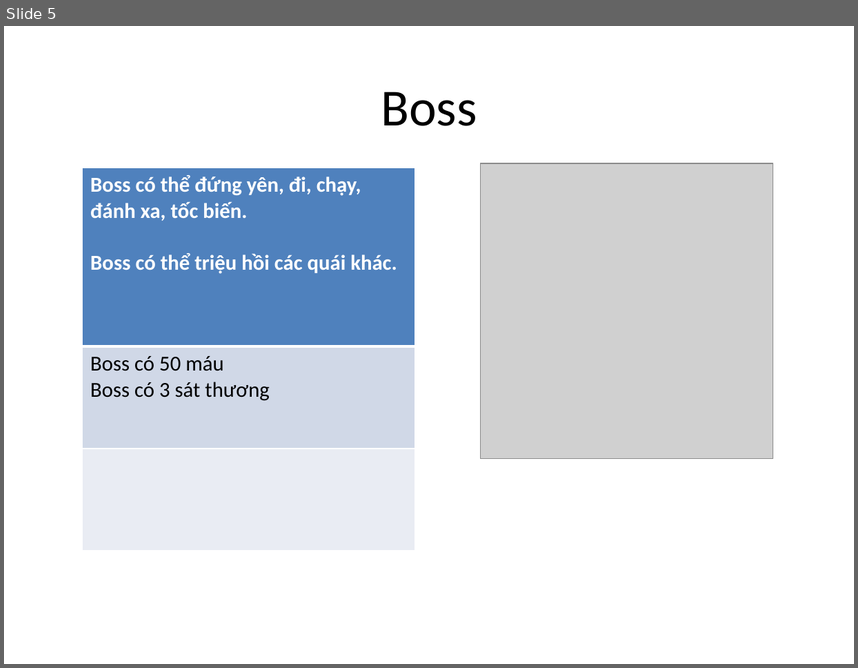
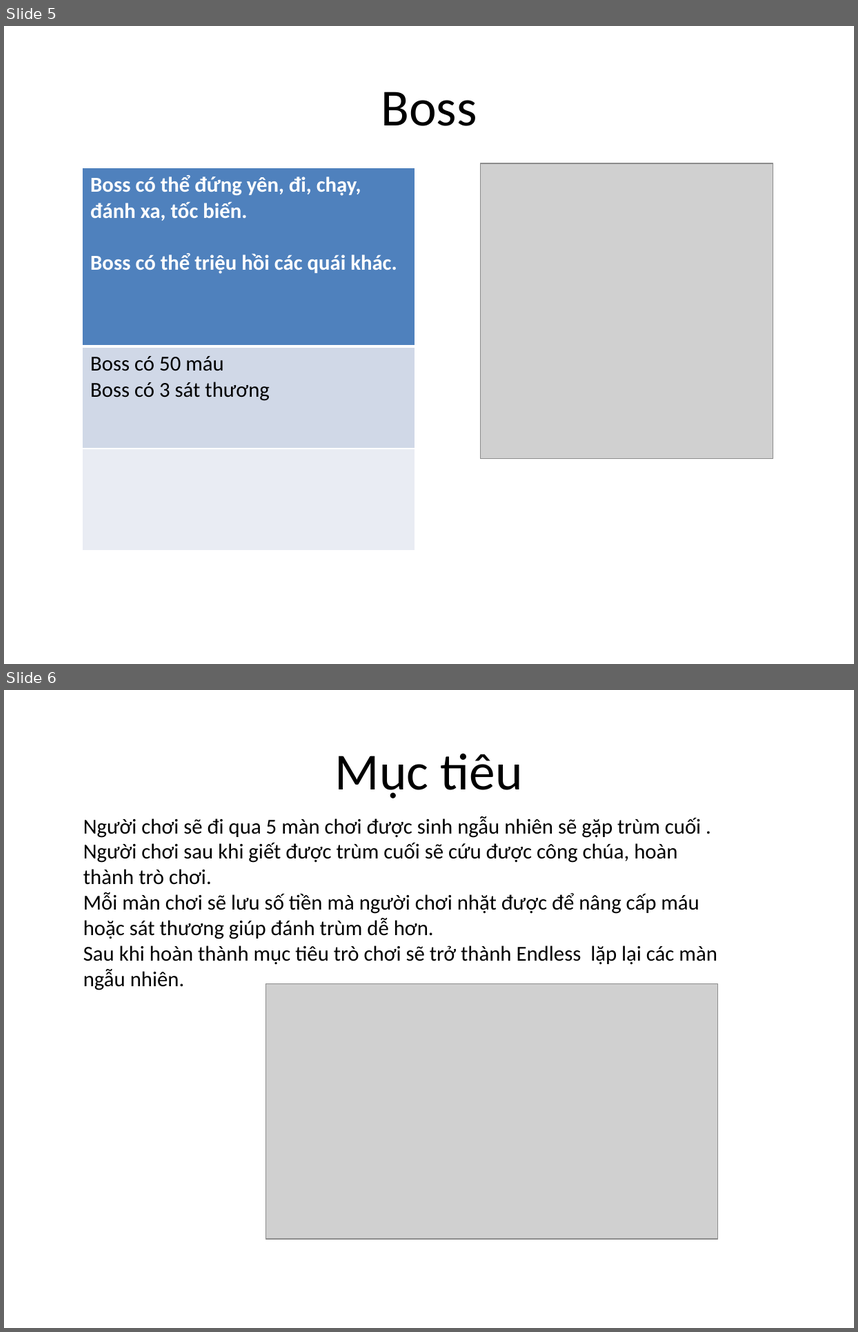
Before and after one commit to Xwin28/Programming_Game, a slide deck: RELEASE and DESIGN/Design/IdealGame.pptx. Shown one above the other, each under a label of ours: slide 5 before the commit, slides 5 and 6 after it. The pictures are 858x668 and 858x1332 pixels, drawn with LibreOffice and Linux fonts; fonts in the diff are those of the drawing; grey boxes stand for pictures. Boxes give left, top, right and bottom in pixels: in the first picture for what was removed or moved away, otherwise in the second. Text is boxed around its words. In the diff, an @@ line names an element or a change of style, - is before the commit and + after.

```diff
--- a/RELEASE and DESIGN/Design/IdealGame.pptx
+++ b/RELEASE and DESIGN/Design/IdealGame.pptx
@@ slide 6 added at (4,690,854,1328), background #FFFFFF @@
@@ title added at (335,753,523,798), 44 pt, text #000000 @@
+Mục tiêu
@@ text added at (83,816,717,990), 18 pt, text #000000 @@
+Người chơi sẽ đi qua 5 màn chơi được sinh ngẫu nhiên sẽ gặp trùm cuối .
+Người chơi sau khi giết được trùm cuối sẽ cứu được công chúa, hoàn thành trò chơi.
+Mỗi màn chơi sẽ lưu số tiền mà người chơi nhặt được để nâng cấp máu hoặc sát thương giúp đánh trùm dễ hơn.
+Sau khi hoàn thành mục tiêu trò chơi sẽ trở thành Endless lặp lại các màn ngẫu nhiên.
@@ picture added at (266,983,717,1239) @@
```
Also in this commit, not shown: 2 slides changed, 1 other slide added, 48 other files.
